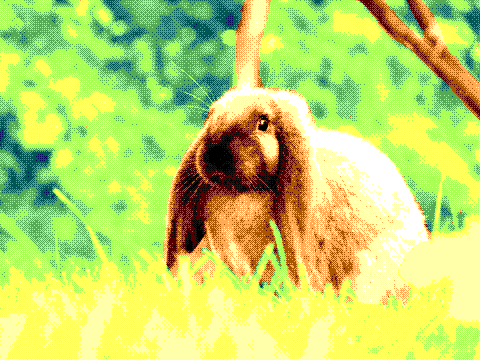
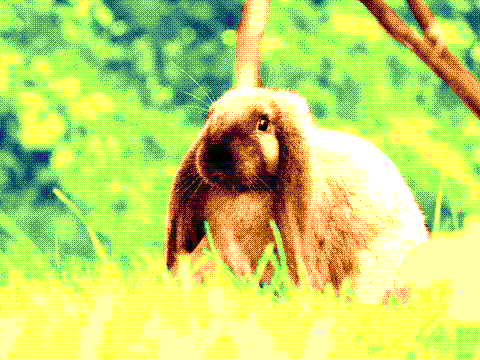
The second 480 x 360 image is a revision of the first. Changes to its layers:
painted on "Layer #9" over [204, 221, 221, 259]
hid "Layer #10" over [204, 221, 221, 259]
